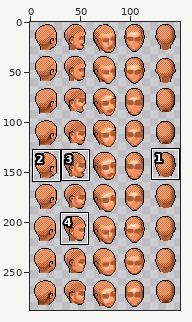
Edited in one commit: sprite sheet (dist/assets/character/heads.png). Above: a wide view before the commit, with the close-up outlined.
Close-up. Before the commit:
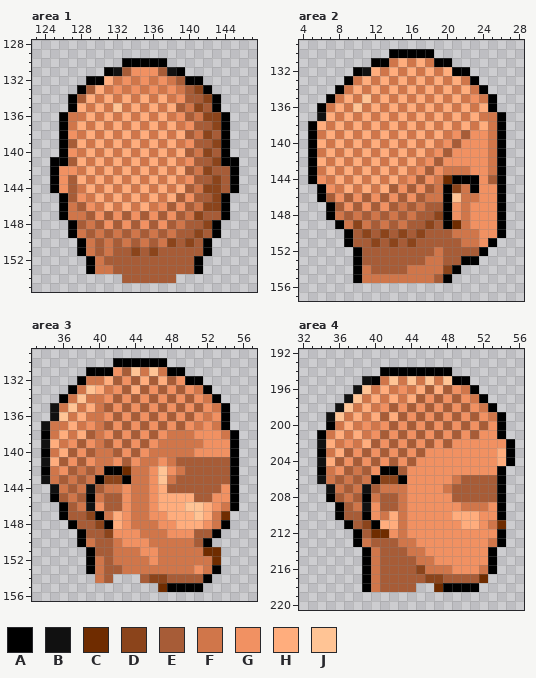
The file is 150x288 pixels. Shown: area 1: x 123..147, y 128..155; area 2: x 4..28, y 129..157; area 3: x 33..57, y 129..156; area 4: x 32..56, y 192..220. The commit also changed other parts of the picture, which this record leaves out.
Palette (. is transparent): A #000000  B #111111  C #6f2c00  D #8b441b  E #a75c37  F #d0764a  G #f19162  H #ffad7d  J #ffc495
Pixels before, area 1, first column x 125:
130 ........AAAAA........
131 ......ABEGGGEBA......
132 ....AAHFGFGFGFEAA....
133 ...AEHFGFGFGFGFEDA...
134 ..AEHFHFHFHFHFGEEDA..
135 ..AHFHFJFHFHFHEFDEA..
136 .AFFHFHFHFHFHFGEFDDA.
137 .AFHFHFHFHFHFHFGEEDA.
138 .AGFHFHFHFHFHFHEFDEA.
139 .AEHFHFHFHFHFHFGEEDA.
140 .AGFHFHFHFHFHFHEFDEA.
141 AAEHFHFHFHFHFHFGEEDAA
142 AGGFHFHFHFHFHFHEFDEEA
143 AGEHFHFHFHFHFHFGEEDEA
144 AGEFHFHFHFHFHFHEFDDEA
145 .AEGFHFHFHFHFHEGEEDA.
146 .AFEGFHFHFHFGEGEFDDA.
147 .AFFEGEGEGEGEGEFDEEA.
148 ..AEFEGEGEGEGEFEEDA..
149 ..AFEFEFEFEFEFEEDEA..
150 ...AFEFEFEFEFDEDEA...
151 ...AFEFEEDEDEEEEEA...
152 ....AFEEEEEEEEEEA....
153 ....AFFEEEEEEEEEA....
154 ........EEEEEE.......
Pixels before, area 2, first column x 5:
130 .........AAAAA........
131 .......AAFHFHFAA......
132 .....ABHFHFHFHFHAA....
133 ....AFHFHFHFHFHFHFA...
134 ...AFHFHFHFHFHFHFHFA..
135 ..AFHFJFHFHFHFHFHFGFA.
136 .AFHFJFHFHFHFHFHFHFHA.
137 .BHFHFHFHFHFHFHFHFHFFA
138 AHFHFHFHFHFHFHFHFHFHFA
139 AFHFHFHFHFHFHFHFGEGGFA
140 AHFHFHFHFHFHFHFGEGGGFA
141 AFHFHFHFHFHFHFGEGGGGFA
142 AHFHFHFHFHFHFGEGGGGGFA
143 AFHFHFHFHFHFGEGFFFGGFA
144 AGFHFHFHFHFGEGFCAAAGEA
145 .AGFHFHFHEGEGEFADFAGGA
146 .AEGEGEGEGEGEFFAJFFGGA
147 ..AEGEGEGEFEFEEAGFGGGA
148 ..AFEFEFEFEFEEDAGFGGGA
149 ...AFDFEFEFEEDEACFGGGA
150 ....AEDEDEDEDEEEFFFGGA
151 ....AEEDEDEDEEEEEFFGA.
152 .....AEEEEEEEEFEEEEA..
153 .....AEEEEEEEFFEEAA...
154 .....AFEEEEFFFFDA.....
155 .....AFFFFFFFFEA......
Pixels before, area 3, first column x 34:
130 ........AAAAAA........
131 .....AAAGEJFJFAA......
132 ....AFFHEGEHEHEGAA....
133 ...AFJHFGEHEGEGEGFA...
134 ..AFJFFGEGEGEGEGEGFA..
135 .BFJFHFEGEGEGEGEGEGFA.
136 .BJFHFFGEGEGEGEGEGFGA.
137 BFFHFGFEGEGEGEGEGFGFA.
138 AFHFHEFGEGEGEGFFFGGGFA
139 BHFGEGFEGEGEGFFFFFGGGA
140 AFHEGEFFEGEGFFFFFGGGGA
141 BHEGEGFFGEGFFGFEEEEEEA
142 AFGEFEFAACFFGJGFEEEEEA
143 BFEFEFADDAFFGJFEEEEEEA
144 .BFEFBEFFGFFGHEEEEEEGA
145 .AEFEAFEEGFFGHHHHEEGGA
146 ..AEFBGEEGFFGHHHJJHGFA
147 ..AEEDAFHGFFGGHHHJHFC.
148 ...AEEDAHGFFFGGHHHGFA.
149 ....AEEDGGGFFFGGGEEA..
150 ....AFEEFGGGFFFFFEA...
151 .....AEEFFFGGFFFFFCC..
152 .....AFEFFFFGFFFFFFC..
153 .....AFEEFFFFFFFFGFA..
154 ......FE...EDDEEEEA...
155 .............CAAAA....
Pixels before, area 4, first column x 34:
194 .......AAAAAAAA.......
195 .....BAFJFJFJFJAA.....
196 ....BJFHFGFHEHEGFA....
197 ...BJFHFHFHEGEGEGFA...
198 ..BJFHFGEGEGEGEGEGFA..
199 .BJFHFHEHEGEGEGEGEGFA.
200 .AFHFGFGEGEGEGEGEGEGA.
201 AFHFHFGEGEGEGEGEGEGGA.
202 BHFGFHEGEGEGEGEGGGGGGA
203 AFHEGEGEGEGEGGGGGGGGHA
204 BHEGEGEGEGEGGGGGGGGGHA
205 AFGEFEGAAEGGGGGGGGGGA.
206 BFEFEFADDAGGGGGFEEEEA.
207 .BFEFBEFFFGGGGFEEEEEA.
208 .AEFEAFEEFGGGGGEEEEEA.
209 ..AEFBGEEFGGGGGGFFFGA.
210 ..AEEAGFHFGGGGGHHHGGA.
211 ...AEDAHHFGGGGGGHHGFC.
212 ....AECCGFGGGGGGGGGGA.
213 ....AFEEEFFGGGGGGGGFA.
214 .....AFEEEFFGGGGGGGA..
215 .....AFEEEEFFGGGGGGA..
216 .....AFEEEEDFFFGGGFA..
217 .....AFEEEEEDDEEEEC...
218 .....AFEEEE..CAAAA....
Now the later version:
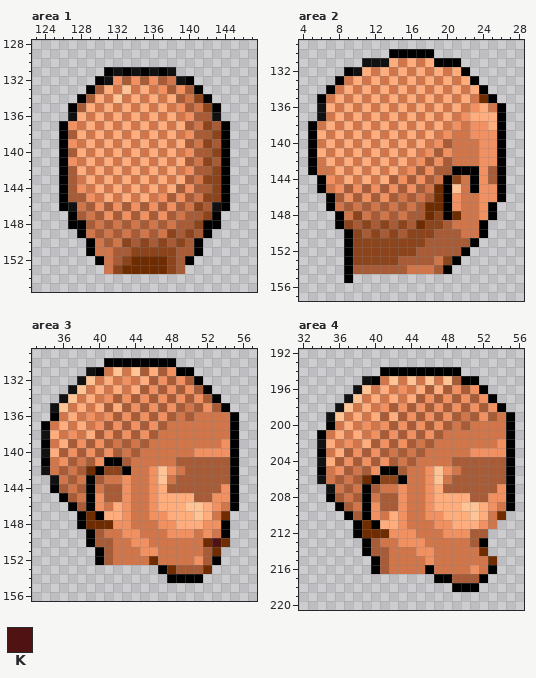
Colours new in this view: K #511213
Change:
Changed rows in their new state; - is an unchanged pixel.
Area 1:
first column x 125:
130 --------.....--------
131 --------ABABA-.------
132 ----.-BGEGEGE-B-.----
133 ---.AEHFJFHFGEG-A.---
134 --.AEHFJFHFHFHEFDA.--
135 ---EHFHFHFHFHFGEFD---
136 -.BHFHFHFHFHFHFGEEB.-
137 --GFHFHFHFHFHFHEFDE--
138 --EHFHFHFHFHFHFGEED--
139 --GFHFHFHFHFHFHEFDE--
140 --EHFHFHFHFHFHFGEED--
141 .-GFHFHFHFHFHFHEFDE-.
142 .AEHFHFHFHFHFHFGEEDA.
143 .A-FHFHFHFHFHFHEFD-A.
144 .A-GFHFHFHFHFHEGEE-A.
145 ---EGFHFHFHFGEGEFD---
146 --BFEGEGEGEGEGEFDEB--
147 -.AEFEGEGEGEGEFEEDA.-
148 ---AEFEFEFEFEFE-DA---
149 --.AFEFEFEFEFD-DEA.--
150 ---.AFEFD-D-DEDEA.---
151 ---.AF----D-DD--A.---
152 ----.AF-DCCCCD-A.----
153 ----..-DCCCCCD-..----
154 --------......-------
Area 2:
first column x 5:
131 ------BBBHFHFH--A-----
132 ----ABHFHFHFHFHFH-----
133 ---AFHFHFHFHFHFHFH----
134 --AFHFHFHFHFHFHFHFH---
135 -AFHFHFHFHFHFHFHFHFC--
136 -BHFHFHFHFHFHFHFHFG-FA
137 --FHFHFHFHFHFHFHFG-HH-
138 -FHFHFHFHFHFHFHFGFGGH-
139 -HFHFHFHFHFHFHFGFF--G-
140 -FHFHFHFHFHFHFGEFFF-G-
141 -HFHFHFHFHFHFGEGFFF-G-
142 -FHFHFHFHFHFGEGEFFF-G-
143 --FHFHFHFHFGEGEEAAA-E-
144 .AGFHFHFHEGEGE-ADF----
145 --FGEGEGEGEGEFC-J-----
146 -.AEGEGEGEFEFEC-G-----
147 ---FEFEFEFEFECC---F-A.
148 --.AFDFEFEFE-C--C-F-A.
149 ----DED-D-D-C-DEF-FA..
150 -----DEDEDED-D--E--A..
151 -----DD-D-D-D----EA..-
152 ----ADDDDDDD--E--A..--
153 ----ADDDDD---E-DA..---
154 ----AEE-------EA.-----
155 ----A...........------
Area 3:
first column x 34:
130 -------A------A-------
131 -----B-FJF-EHEG-A-----
132 ----BJ--F-F--G--E-----
133 ---BJF--HF-------E----
134 --BJFH------------E---
135 --JFHFH-H-------F--E--
136 -AFHFG---------F-F-FFA
137 A-HFHFG-------FFF-F-FA
138 BHFGFHE------F---FFF--
139 AFHEGEG-F-F-F-----FF--
140 BHEGEGEG-F-F----------
141 AFGEFEGAA-F--F--------
142 B-EFECADDA------------
143 .BFEFAEFFG------------
144 -AEFEAFEE-------------
145 -.AEF-G---------------
146 --.AEA-FH-------------
147 --..AC-H--------------
148 ---.ACCCG----------G--
149 ----.A-FF--------FGFA-
150 ----.A---F-------FCKC-
151 -----.A-----------E---
152 -----.A-----C----GEA--
153 -----........ACEEEC.--
154 ------..---...AAAA.---
155 -------------.....----
Area 4:
first column x 36:
194 -------------A------
195 -------------E-A----
196 --------------EGA---
197 ---------------EGA--
198 ----------------EGA-
199 --------------F--EFA
200 -------------F-FFFFA
201 ------------FFFFFFFA
202 ---------F-FFFFFFF--
203 ------F-F-FFFFF---G-
204 -------F-FFFFEEEEEE-
205 --------FF-J-FEEEEEA
206 ---C----FF-JFE----EA
207 ---A---GFF-HE-----GA
208 -------GFF-HHHH--GGA
209 ---A---GFF-HHHJJH-FA
210 .A-----GFF--H--JHFC-
211 -.AC---GFFF--H----.-
212 ---C---G-FFF---EE..-
213 --.A-FFGG-FFFFFEA..-
214 ----E-FF-G-FFFFFC.--
215 ---.A-FFF-GFFFFFFC--
216 ---.A-FFFFA--FF-----
217 ---........AA---A---
218 ---......--..-------
